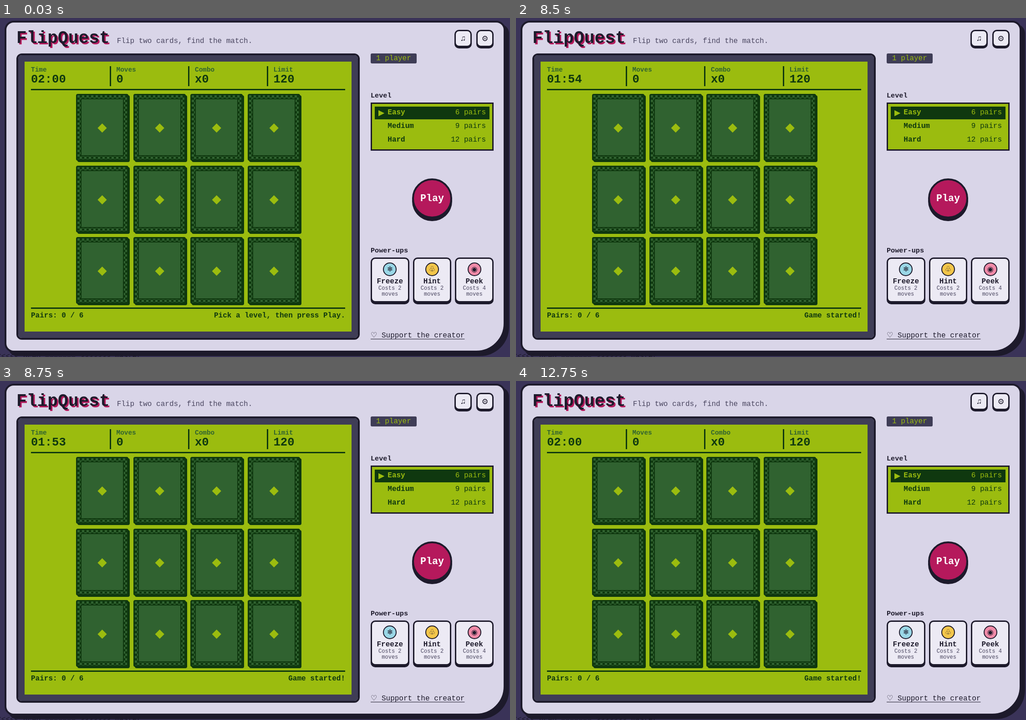
Above: before the commit, frames 1-4 (two rows, left to right).
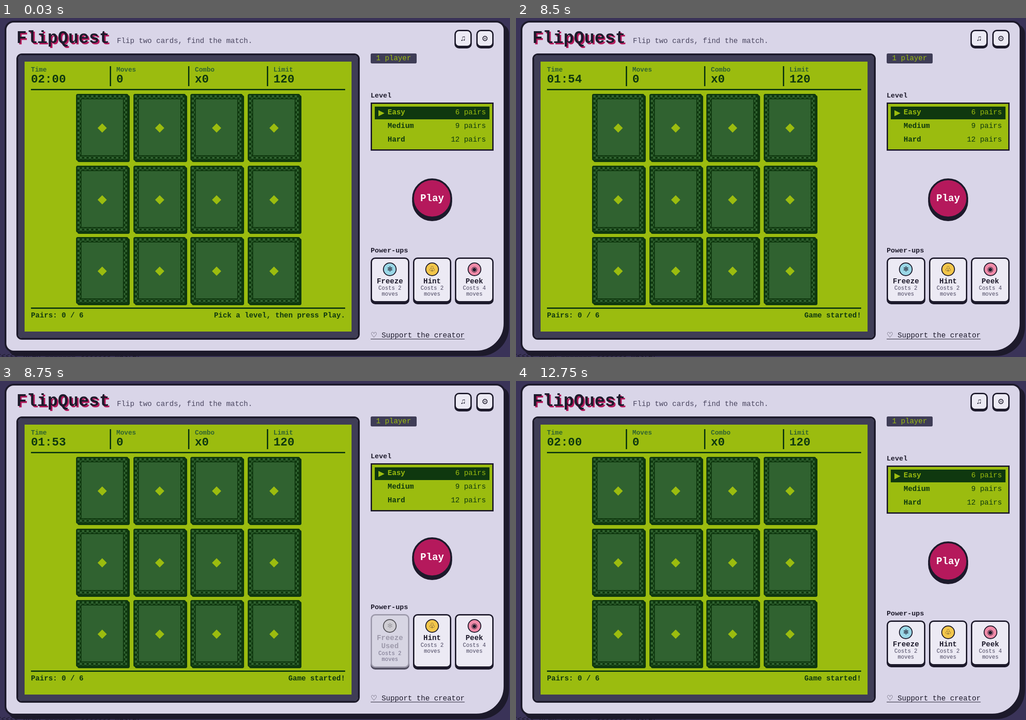
Above: after the commit, the same moments.

Repository: iamdevjay/CC104-BSITDA-2-1-GroupX-FlipQuest
Game: browser game, page index.html
Same seed, same stepped clock (60 frames per second), same inputs: the game is played once before the commit and once after it.
Inputs (mouse positions are in pixels of both pictures, inside the frame that each line leads up to):
- Up to frame 1 (0.03 s): no input
- Up to frame 2 (8.5 s): click "Play" at 0.27 s; click "◆" at 1.17 s; click "Play" at 1.67 s; click (674, 197) at 2.17 s; click "✦" at 2.67 s; click "⚡" at 3.17 s; click "♧ Hint Costs 2 moves" at 3.67 s; click (674, 268) at 4.17 s; click (618, 126) at 4.67 s; click "⬢" at 5.17 s; click (730, 126) at 5.67 s; click "◈" at 6.17 s; click (674, 126) at 6.67 s; click (791, 268) at 7.17 s; click (618, 268) at 7.67 s; click "☽" at 8.17 s
- Up to frame 3 (8.75 s): click "❄ Freeze Costs 2 moves" at 8.67 s
- Up to frame 4 (12.75 s): click "☽" at 9.17 s; click (791, 489) at 9.67 s; click "✦" at 10.17 s; click "⚡" at 10.67 s; click "◆" at 11.17 s; click (730, 560) at 11.67 s; click "◆" at 12.17 s; click "Play" at 12.67 s

Frames 1-2 are identical in both runs. In frame 3, 3.0% of the frame differs, in the area x 72-97%, y 21-86%; in frame 4, nothing differs.
Error in both runs: ReferenceError: i is not defined

Commit message:
Updated timer.js with freeze skill

Diff:
--- a/css/style.css
+++ b/css/style.css
@@ -441,3 +441,17 @@
 @media (prefers-reduced-motion: reduce) {
     .card { transition: none; }
 }
+
+/*added by Jean*/
+/* Freeze button after being used */
+#freeze-button.freeze-used {
+    background-color: #d7d5e2;
+    border-color: #858292;
+    color: #858292;
+    opacity: 0.7;
+}
+
+#freeze-button.freeze-used .power-icon {
+    filter: grayscale(100%);
+}
+/*itong section lang na ito*/
--- a/index.html
+++ b/index.html
@@ -135,6 +135,7 @@
 <script src="js/deck.js"></script>
 <script src="js/game.js"></script>
 <script src="js/ui.js"></script>
+<script src="js/timer.js"></script>
 =======
     <!-- 4. JAVASCRIPT FILES - DEVELOPED BY YOUR TEAMMATES -->
 
--- a/js/timer.js
+++ b/js/timer.js
@@ -13,12 +13,24 @@
     hard: 60
 };
 
+// Freeze duration for each difficulty
+var freezeTimes = {
+    easy: 15,
+    medium: 5,
+    hard: 0
+};
+
 // Timer variables
 var timerInterval = null;
 var timeRemaining = 0;
 var startingTime = 0;
 var gameStarted = false;
 
+// Freeze variables
+var freezeActive = false;
+var freezeUsed = false;
+var freezeTimeout = null;
+
 // Update timer display
 function updateTimerDisplay() {
     var minutes = Math.floor(timeRemaining / 60);
@@ -31,6 +43,61 @@
     $('#timer').text(formattedTime);
 }
 
+// Cancel an active freeze
+function cancelFreeze() {
+    clearTimeout(freezeTimeout);
+    freezeTimeout = null;
+    freezeActive = false;
+}
+
+// Reset freeze availability for a new game
+function resetFreeze() {
+    cancelFreeze();
+    freezeUsed = false;
+
+    $('#freeze-button').removeClass('freeze-used');
+    $('#freeze-button .power-info strong').text('Freeze');
+}
+
+// Freeze countdown
+function freezeTime() {
+    var difficulty = getSelectedDifficulty();
+    var freezeDuration = freezeTimes[difficulty];
+
+    // Prevent invalid freeze activation
+    if (
+        !gameStarted ||
+        freezeActive ||
+        freezeUsed ||
+        freezeDuration === 0 ||
+        timeRemaining <= 0
+    ) {
+        return;
+    }
+
+    // Mark freeze as used
+    freezeUsed = true;
+    freezeActive = true;
+
+    // Change button appearance
+    $('#freeze-button').addClass('freeze-used');
+    $('#freeze-button .power-info strong').text('Freeze Used');
+
+    // Pause countdown without stopping the game
+    clearInterval(timerInterval);
+    timerInterval = null;
+
+    // Resume countdown automatically
+    freezeTimeout = setTimeout(function () {
+        freezeActive = false;
+        freezeTimeout = null;
+
+        if (gameStarted && timeRemaining > 0) {
+            startTimer();
+        }
+    }, freezeDuration * 1000);
+}
+
 // Reset timer
 function resetTimer() {
     stopTimer();
@@ -48,12 +115,21 @@
 function stopTimer() {
     clearInterval(timerInterval);
     timerInterval = null;
+
+    // Cancel freeze if the game ends
+    cancelFreeze();
+
     gameStarted = false;
 }
 
 // Start timer
 function startTimer() {
-    if (timerInterval !== null || timeRemaining <= 0) {
+    if (
+        timerInterval !== null ||
+        timeRemaining <= 0 ||
+        freezeActive ||
+        !gameStarted
+    ) {
         return;
     }
 
@@ -81,15 +157,16 @@
     $('#play-button').off('click.flipquest').on('click.flipquest', function () {
         var difficulty = getSelectedDifficulty();
 
+        // Reset timer and freeze for a new game
+        resetFreeze();
         resetTimer();
 
-        // Check if game.js has the required function
         if (typeof startGame !== 'function') {
             $('#game-message').text('Game setup is not ready yet.');
             return;
         }
 
-        // Initialize or reset the game
+        // Initialize the game
         startGame(difficulty);
 
         gameStarted = true;
@@ -100,10 +177,35 @@
 
     // Difficulty selection
     $('input[name="difficulty"]').off('change.flipquest').on('change.flipquest', function () {
+
+        // Stop the timer and cancel Freeze
         stopTimer();
+
+        // Restore Freeze button appearance and availability
+        resetFreeze();
+
+        // Cancel any pending card flip-back
+        clearTimeout(hideCardsTimer);
+        hideCardsTimer = null;
+
+        // Reset the card selection state
+        firstCard = null;
+        canClick = true;
+
+        // Reset the timer for the selected difficulty
         resetTimer();
 
+        // Prepare a fresh board for the selected difficulty
+        if (typeof startGame === 'function') {
+            startGame(getSelectedDifficulty());
+        }
+
         $('#game-message').text('Difficulty changed. Press Play to start a new game.');
+    });
+
+    // Freeze button
+    $('#freeze-button').off('click.flipquest').on('click.flipquest', function () {
+        freezeTime();
     });
 
     // Card clicks
@@ -130,6 +232,6 @@
 // Initialize timer and controls
 $(document).ready(function () {
     resetTimer();
+    resetFreeze();
     setupControls();
 });
-//Hello
